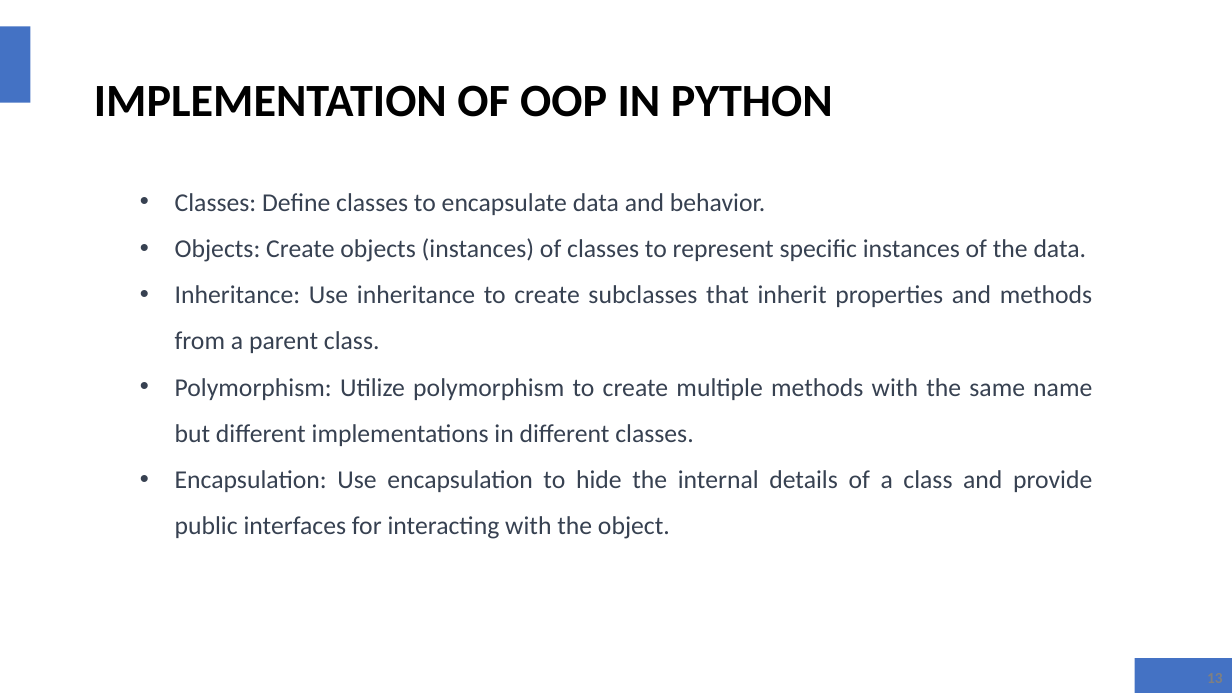
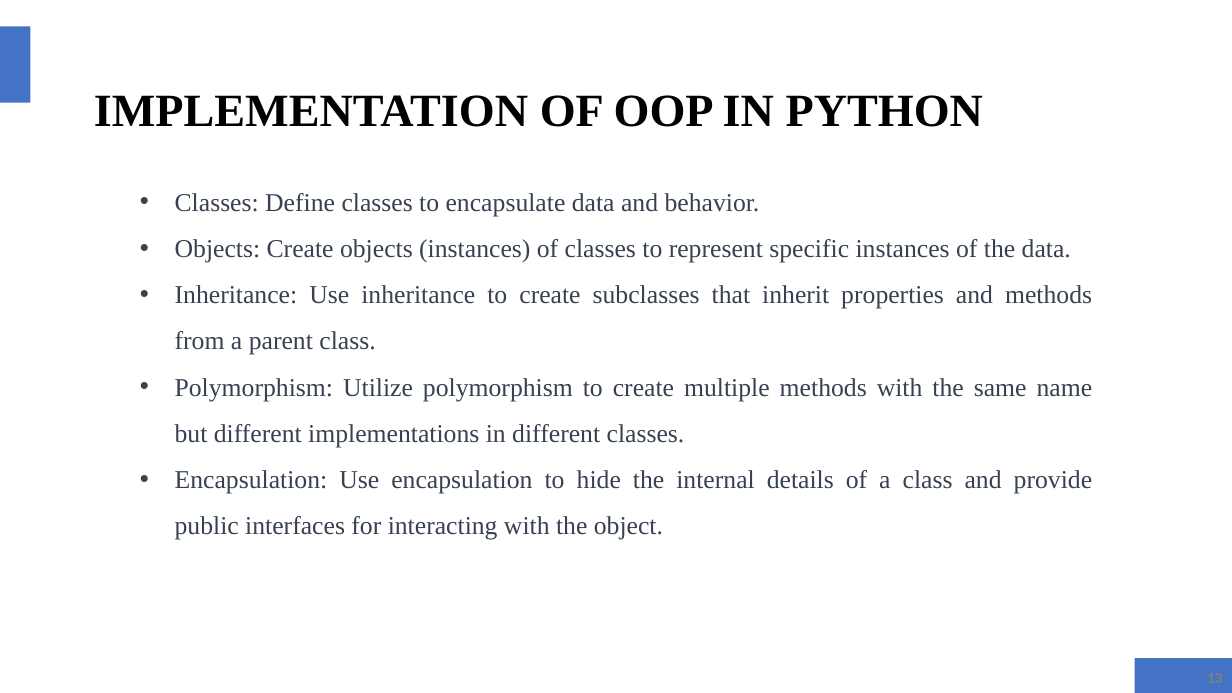
Before and after one commit to krishna-46/6thsem_Internship2023, a slide deck: slide 13 of Reports/SEE PPT's/Final ppt/KRISHNA.pptx. Drawn at 1232x693 pixels with LibreOffice and Linux fonts; fonts in the diff are those of the drawing. Boxes give left, top, right and bottom in pixels: in the first picture for what was removed or moved away, otherwise in the second. Text is boxed around its words. In the diff, an @@ line names an element or a change of style, - is before the commit and + after.

```diff
--- a/Reports/SEE PPT's/Final ppt/KRISHNA.pptx
+++ b/Reports/SEE PPT's/Final ppt/KRISHNA.pptx
@@ title "IMPLEMENTATION OF OOP IN PYTHON" at (x1=94, y1=95, x2=984, y2=127): font Calibri to Times New Roman @@
@@ title "IMPLEMENTATION OF OOP IN PYTHON" moved from (x1=94, y1=85, x2=833, y2=117) to (x1=94, y1=95, x2=984, y2=127) @@
@@ text "Classes: Define classes to encapsulate ..." at (x1=175, y1=193, x2=1093, y2=540): font Calibri to Times New Roman @@
```
Also in this commit, not shown: 25 other slides changed, 2 slides added, 1 slide removed, 9 other files.
